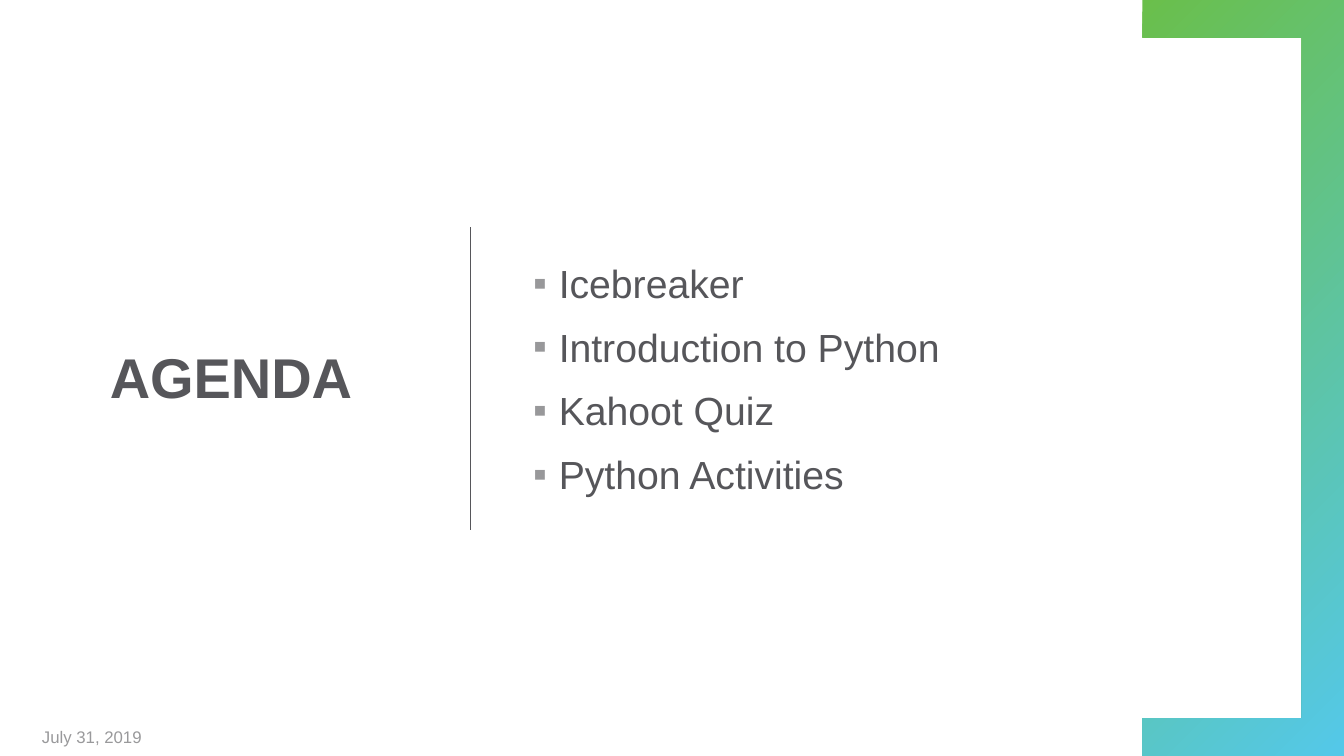
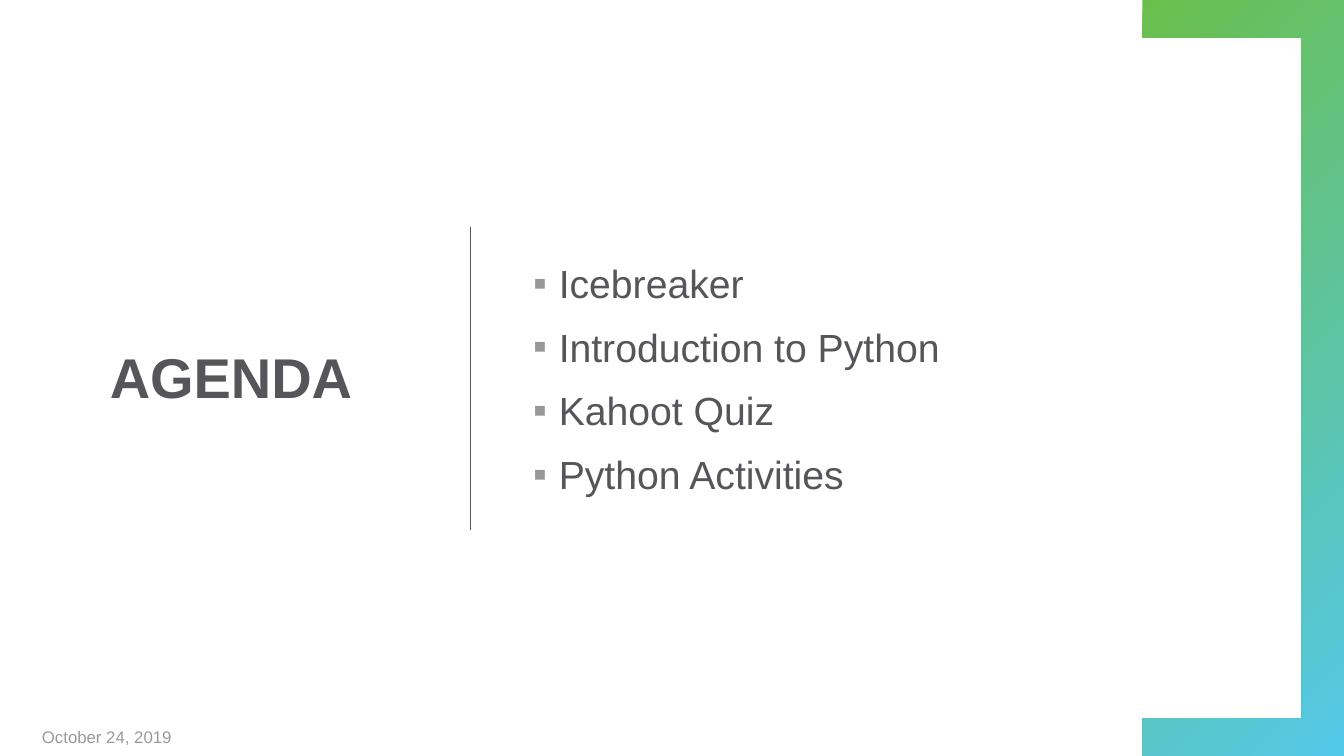
Before and after one commit to hylandtechoutreach/python-camp, a slide deck: slide 2 of ProgrammingWithPython.pptx. Drawn at 1344x756 pixels with LibreOffice and Linux fonts; fonts in the diff are those of the drawing. Boxes give left, top, right and bottom in pixels: in the first picture for what was removed or moved away, otherwise in the second. Text is boxed around its words. In the diff, an @@ line names an element or a change of style, - is before the commit and + after.

```diff
--- a/ProgrammingWithPython.pptx
+++ b/ProgrammingWithPython.pptx
@@ text at [42,731,171,745]: text changed @@
-July 31, 2019
+October 24, 2019
```
Also in this commit, not shown: 2 other slides changed, 1 slide added, 5 other files.
